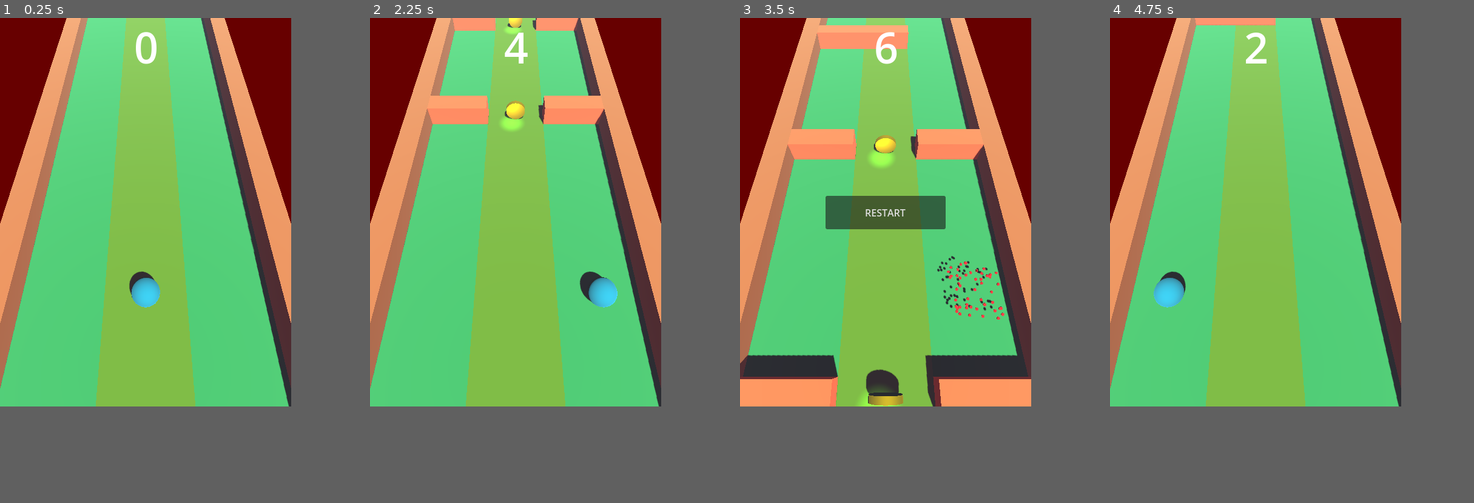
Above: before the commit, frames 1-4 (left to right).
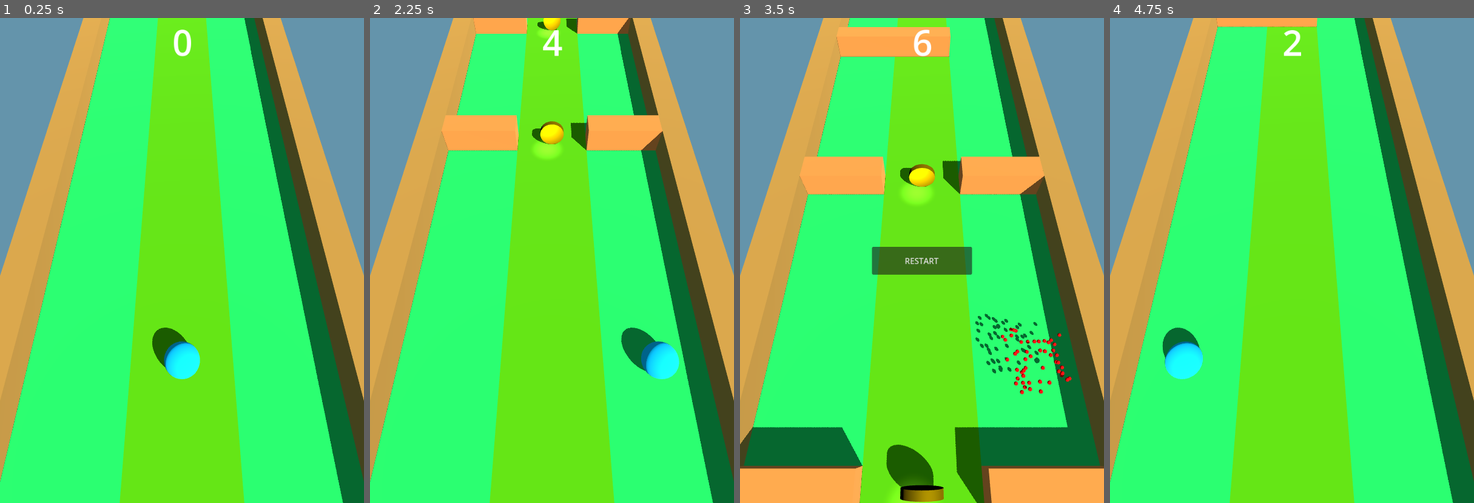
Above: after the commit, the same moments.

Repository: Purplelops/3-Lane-Arcade-Game-or-Something
Game: Godot game, scene res://scenes/main.tscn
Two runs of this game, one before a commit and one after it. Both use one fixed random seed, a clock stepped at 60 frames per second and the inputs below.
Inputs:
- Up to frame 1 (0.25 s): no input
- Up to frame 2 (2.25 s): tap Enter at 0.5 s; hold D (right) 0.53-1.28 s; hold A (left) 1.28-2.03 s; hold D (right) from 2.03 s (still down)
- Up to frame 3 (3.5 s): keep holding D (right)
- Up to frame 4 (4.75 s): release D (right) at 3.5 s; click "RESTART" at 3.5 s; hold A (left) from 4.28 s (still down)
In our replay, the window is 480x640 before the commit and 600x799 after it. These sizes can differ from the game's own. Grey fills any space a smaller window leaves; there, only what the larger window draws over its background counts as a difference.

The runs differ from the first frame. In frame 1, 87% of the frame differs, in the area x 0-100%, y 0-100%; in frame 2, 87%; in frame 3, 92%; in frame 4, 87%.

Commit message:
Fixed a bunch of stuff like shadows and stuff

Diff:
--- a/project.godot
+++ b/project.godot
@@ -17,8 +17,9 @@
 
 [display]
 
-window/size/viewport_width=480
-window/size/viewport_height=640
+window/size/viewport_width=720
+window/size/viewport_height=960
+window/stretch/aspect="expand"
 
 [input]
 
@@ -36,3 +37,10 @@
 [rendering]
 
 renderer/rendering_method="mobile"
+lights_and_shadows/directional_shadow/size=8192
+lights_and_shadows/directional_shadow/size.mobile=4096
+lights_and_shadows/directional_shadow/soft_shadow_filter_quality=0
+lights_and_shadows/positional_shadow/soft_shadow_filter_quality=0
+anti_aliasing/quality/msaa_3d=1
+lights_and_shadows/positional_shadow/atlas_size=8192
+lights_and_shadows/positional_shadow/atlas_size.mobile=4096
--- a/scenes/main.tscn
+++ b/scenes/main.tscn
@@ -15,13 +15,12 @@
 [sub_resource type="StandardMaterial3D" id="StandardMaterial3D_uw5ng"]
 albedo_color = Color(0.698327, 0.463447, 0.193027, 1)
 
-[sub_resource type="Environment" id="Environment_vuc8w"]
-background_mode = 1
-background_color = Color(0.403903, 8.42288e-07, 9.62615e-08, 1)
-fog_enabled = true
-
 [sub_resource type="LabelSettings" id="LabelSettings_qkmq0"]
 font_size = 70
+
+[sub_resource type="Environment" id="Environment_y805a"]
+background_mode = 1
+background_color = Color(0.391605, 0.578691, 0.672685, 1)
 
 [node name="Main" type="Node3D"]
 script = ExtResource("1_ybb3l")
@@ -54,7 +53,7 @@
 material = SubResource("StandardMaterial3D_uw5ng")
 
 [node name="DirectionalLight3D" type="DirectionalLight3D" parent="Environment"]
-transform = Transform3D(0.98254, 0.0649766, 0.174338, -0.183013, 0.506236, 0.842752, -0.0334972, -0.859944, 0.509289, 0, 14, 0)
+transform = Transform3D(0.866025, -0.25, 0.433013, -0.12941, 0.724444, 0.677077, -0.482963, -0.642402, 0.595035, 0, 5, 0)
 shadow_enabled = true
 
 [node name="Player" parent="." instance=ExtResource("2_3472i")]
@@ -63,8 +62,7 @@
 
 [node name="Camera3D" type="Camera3D" parent="."]
 transform = Transform3D(1, 0, 0, 0, 0.5, 0.866025, 0, -0.866025, 0.5, 0, 10, 2)
-environment = SubResource("Environment_vuc8w")
-far = 200.0
+far = 35.82
 
 [node name="Walls" type="Node3D" parent="."]
 script = ExtResource("3_h2amn")
@@ -116,6 +114,9 @@
 [node name="CoinPickupSound" type="AudioStreamPlayer" parent="."]
 stream = ExtResource("5_fppyb")
 
+[node name="WorldEnvironment" type="WorldEnvironment" parent="."]
+environment = SubResource("Environment_y805a")
+
 [connection signal="area_entered" from="Player" to="." method="_on_player_area_entered"]
 [connection signal="timeout" from="Walls/WallSpawnTimer" to="Walls" method="_on_wall_spawn_timer_timeout"]
 [connection signal="timeout" from="Walls/SpeedUpTimer" to="Walls" method="_on_speed_up_timer_timeout"]
--- a/scripts/wall.gd
+++ b/scripts/wall.gd
@@ -2,7 +2,7 @@
 
 var speed
 
-func _physics_process(delta: float) -> void:
+func _process(delta: float) -> void:
 	position.z += speed * delta
 
 
